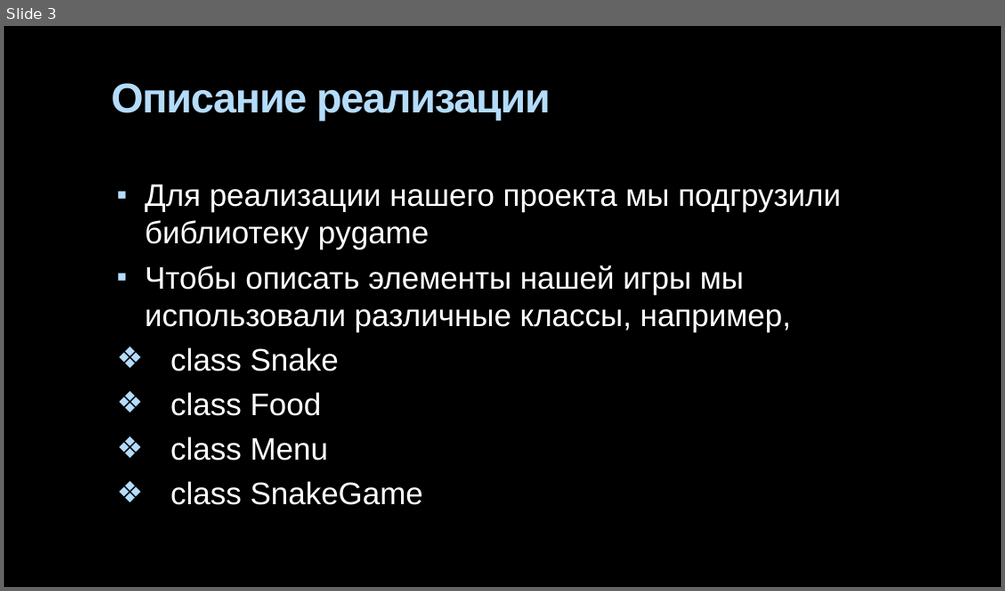
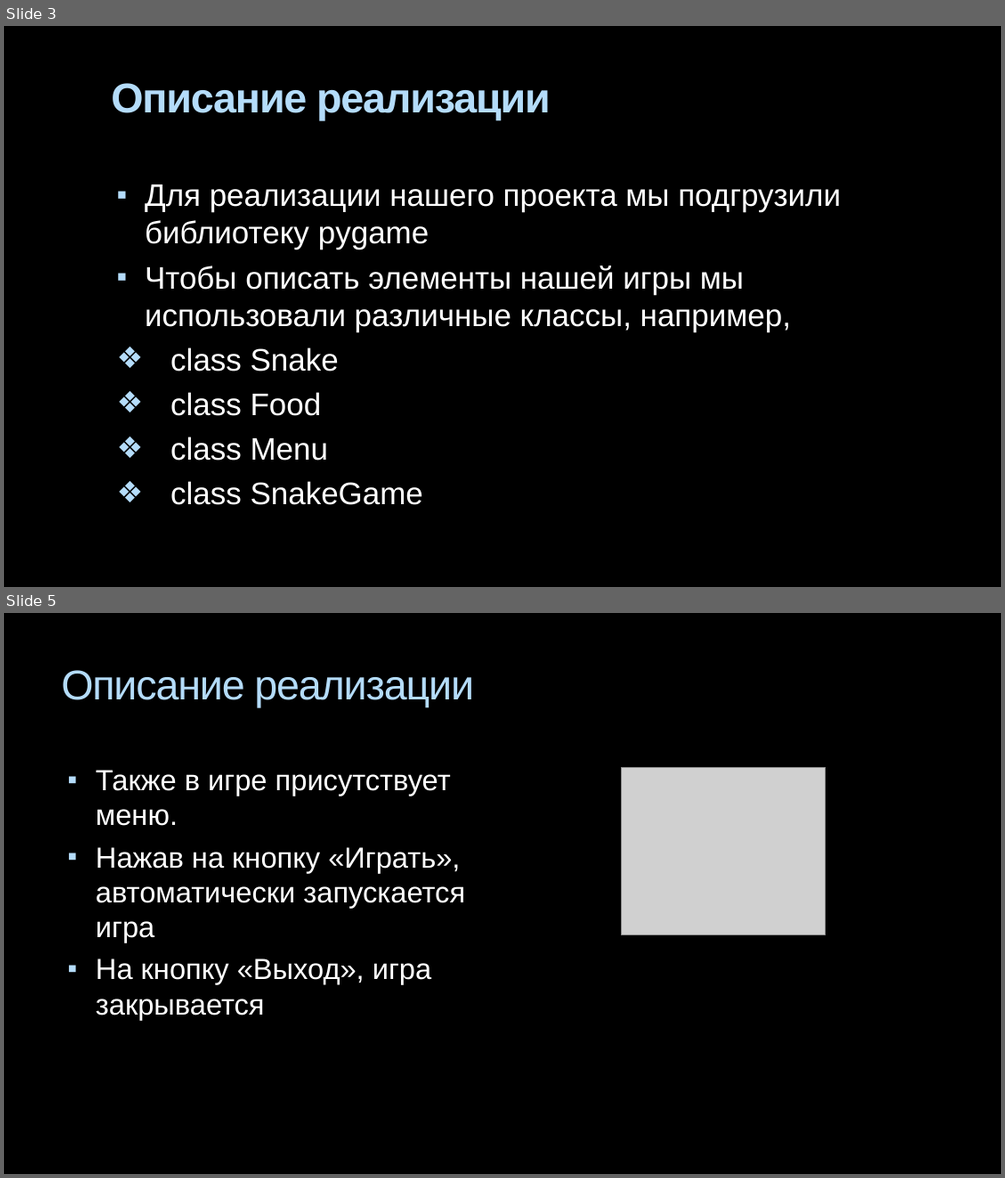
Before and after one commit to 23ivanovasofaaa23/project_snake, a slide deck: Проект-игра «Змейка».pptx. Shown one above the other, each under a label of ours: slide 3 before the commit, slides 3 and 5 after it; the slides between them are not shown. The pictures are 1005x591 and 1005x1178 pixels, drawn with LibreOffice and Linux fonts; fonts in the diff are those of the drawing; grey boxes stand for pictures; background and template pictures are left out. Boxes give left, top, right and bottom in pixels: in the first picture for what was removed or moved away, otherwise in the second. Text is boxed around its words. In the diff, an @@ line names an element or a change of style, - is before the commit and + after.

```diff
--- a/Проект-игра «Змейка».pptx
+++ b/Проект-игра «Змейка».pptx
@@ slide 5 added at <box>4,613,1001,1174</box>, background picture (left out) @@
@@ title added at <box>61,670,474,708</box>, 40 pt, text #B4DCFA @@
+Описание реализации
@@ text added at <box>96,770,465,1020</box>, 28 pt, text #FFFFFF @@
+▪ Также в игре присутствует меню.
+▪ Нажав на кнопку «Играть», автоматически запускается игра
+▪ На кнопку «Выход», игра закрывается
@@ picture added at <box>621,767,825,934</box> @@
```
Also in this commit, not shown: 1 slide changed.
